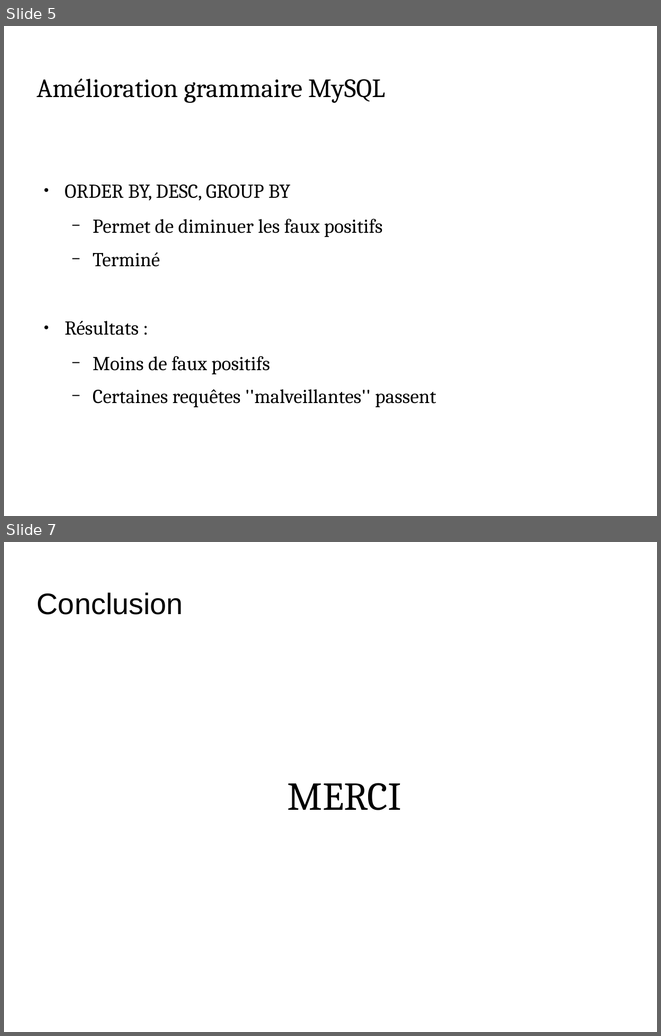
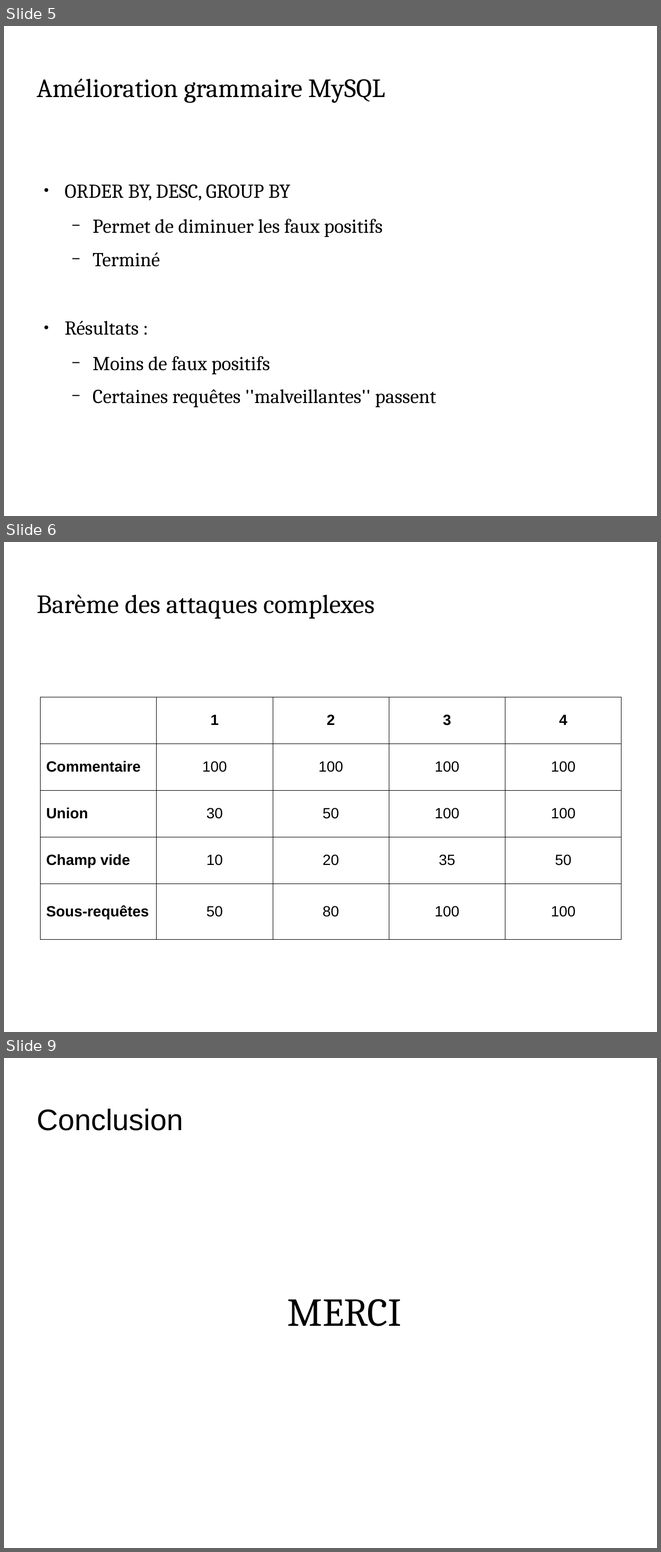
Before and after one commit to Kertek/projet_dbf, a slide deck: gestion_de_projet/Reunions/Presentation_6_23052017_CASSIOPEE_DBF.odp. Shown one above the other, each under a label of ours: slides 5 and 7 before the commit, slides 5, 6 and 9 after it; the slides between them are not shown. The pictures are 661x1036 and 661x1552 pixels, drawn with LibreOffice and Linux fonts; fonts in the diff are those of the drawing; background and template pictures are left out. Boxes give left, top, right and bottom in pixels: in the first picture for what was removed or moved away, otherwise in the second. Text is boxed around its words. In the diff, an @@ line names an element or a change of style, - is before the commit and + after.

```diff
--- a/gestion_de_projet/Reunions/Presentation_6_23052017_CASSIOPEE_DBF.odp
+++ b/gestion_de_projet/Reunions/Presentation_6_23052017_CASSIOPEE_DBF.odp
@@ slide 6 added at <box>4,542,657,1032</box>, background picture (left out) @@
@@ title added at <box>37,594,374,619</box>, 32 pt, text #000000 @@
+Barème des attaques complexes
@@ table added at <box>40,697,621,939</box>, 5 rows, 5 columns @@
+ | 1 | 2 | 3 | 4
+Commentaire | 100 | 100 | 100 | 100
+Union | 30 | 50 | 100 | 100
+Champ vide | 10 | 20 | 35 | 50
+Sous-requêtes | 50 | 80 | 100 | 100
@@ what was slide 7 is now slide 9 @@
```
Also in this commit, not shown: 5 slides changed, 1 other slide added.
